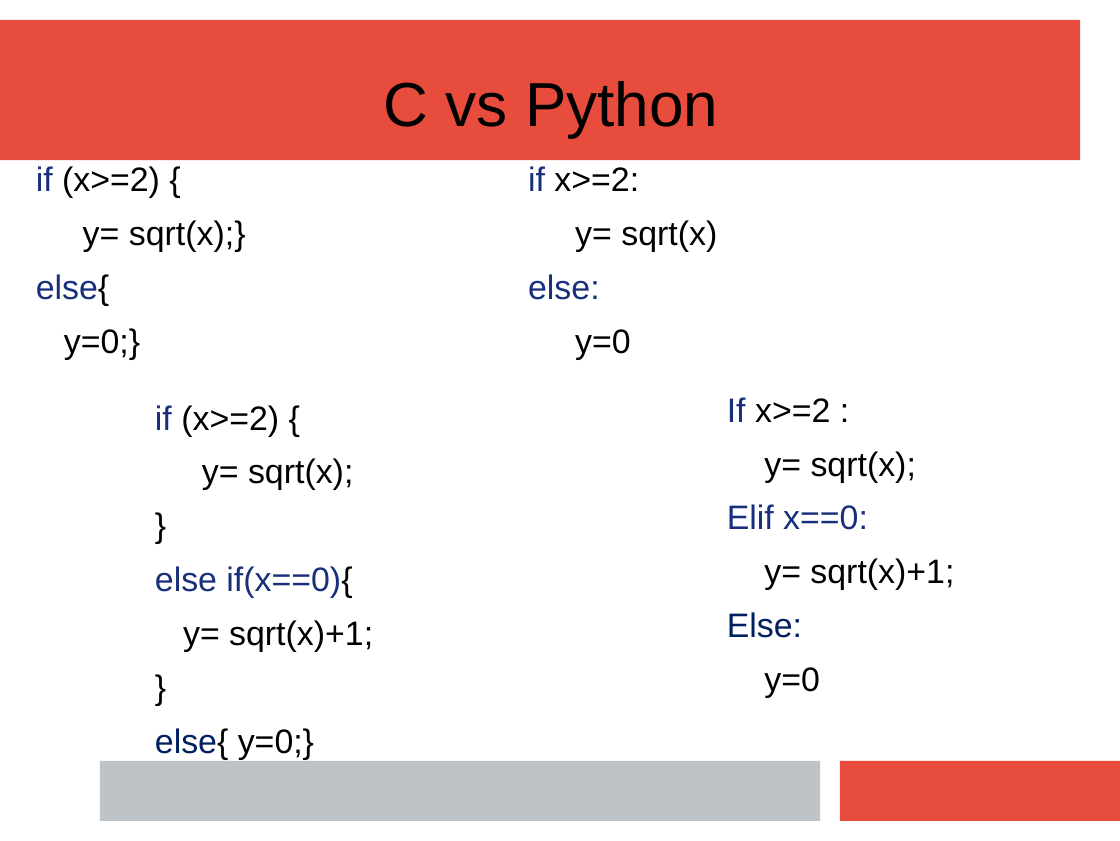
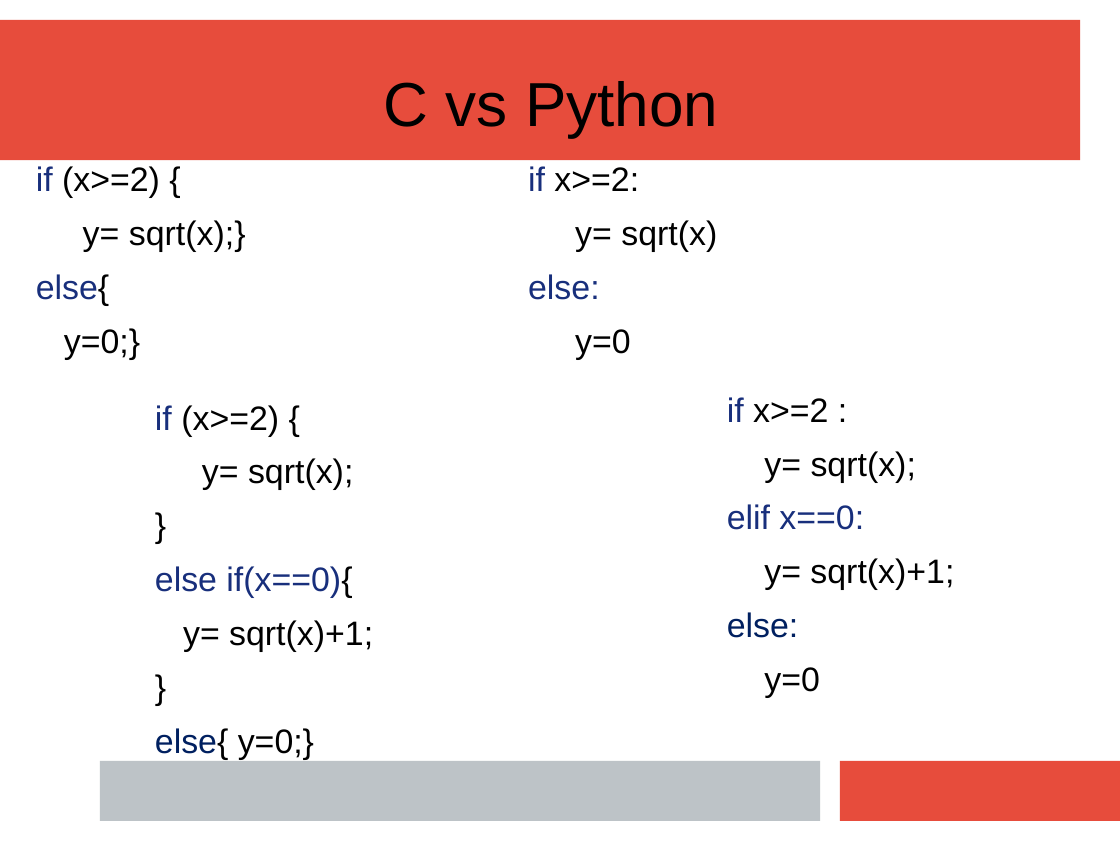
Before and after one commit to mecchmatProjects/CppCourse, a slide deck: slide 24 of Lect02/CppTutorUkr1.ppt. Drawn at 1120x841 pixels with LibreOffice and Linux fonts; fonts in the diff are those of the drawing. Boxes give left, top, right and bottom in pixels: in the first picture for what was removed or moved away, otherwise in the second. Text is boxed around its words. In the diff, an @@ line names an element or a change of style, - is before the commit and + after.

```diff
--- a/Lect02/CppTutorUkr1.ppt
+++ b/Lect02/CppTutorUkr1.ppt
@@ text at (727,397,828,422): text changed @@
-If x>=2 :
+if x>=2 :
@@ text at (727,504,864,530): text changed @@
-  Elif x==0:
+  elif x==0:
@@ text at (727,612,799,638): text changed @@
-  Else:
+  else:
```
Also in this commit, not shown: 16 other slides changed, 1 slide added, 13 other files.
